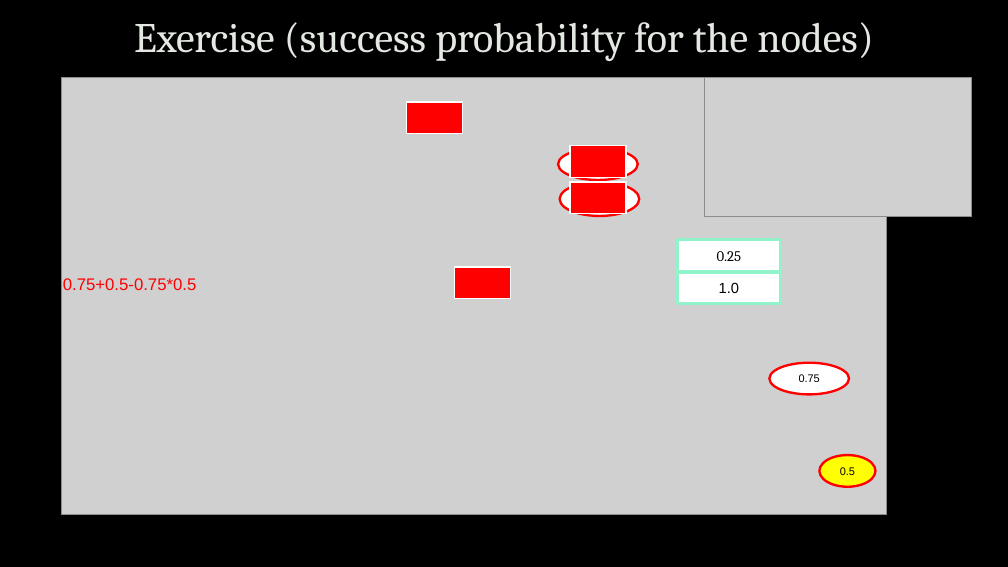
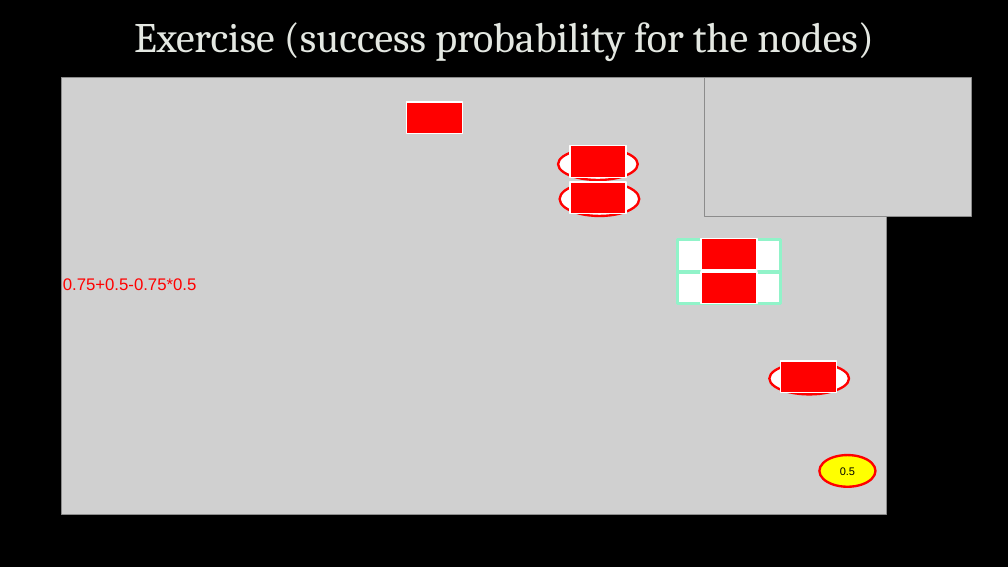
Before and after one commit to uwacyber/cits1003, a slide deck: slide 26 of cits1003-lecture_slides/CITS1003-7 Incidents-exercises.pptx (slide 28 before the commit). Drawn at 1008x567 pixels with LibreOffice and Linux fonts; fonts in the diff are those of the drawing; grey boxes stand for pictures; background and template pictures are left out. Boxes give left, top, right and bottom in pixels: in the first picture for what was removed or moved away, otherwise in the second. Text is boxed around its words. In the diff, an @@ line names an element or a change of style, - is before the commit and + after.

```diff
--- a/cits1003-lecture_slides/CITS1003-7 Incidents-exercises.pptx
+++ b/cits1003-lecture_slides/CITS1003-7 Incidents-exercises.pptx
@@ rectangle: place and size @@
-rectangle at [454, 267, 510, 299]
+rectangle at [701, 238, 757, 270]
@@ rectangle added at [701, 272, 757, 304], fill #FF0000, outline #FFFFFF 1.25 pt @@
@@ rectangle added at [780, 361, 836, 393], fill #FF0000, outline #FFFFFF 1.25 pt @@
```
Also in this commit, not shown: 9 other slides changed, 2 slides added, 7 slides removed.
